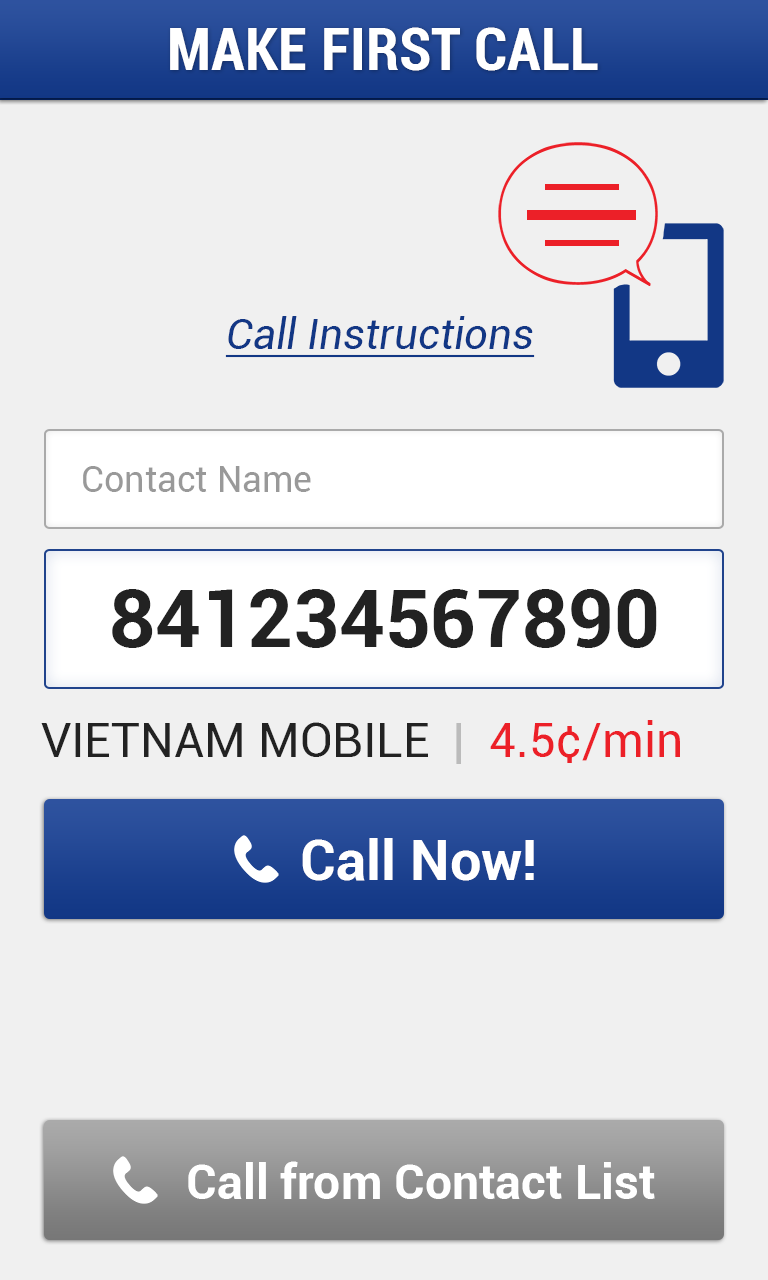
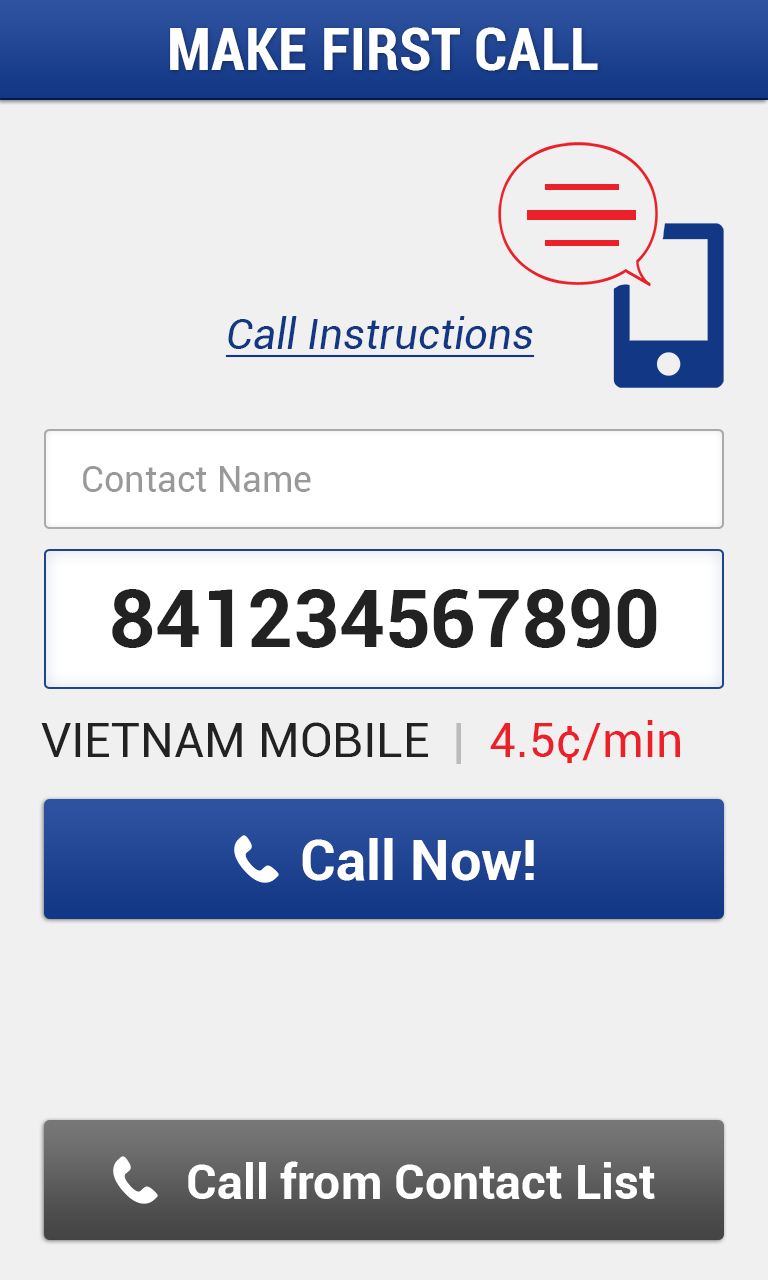
The second (768, 1280) image is a revision of the first. Changes to its layers:
pixels changed over [left=44, top=1120, right=724, bottom=1240] (layer not identified)
